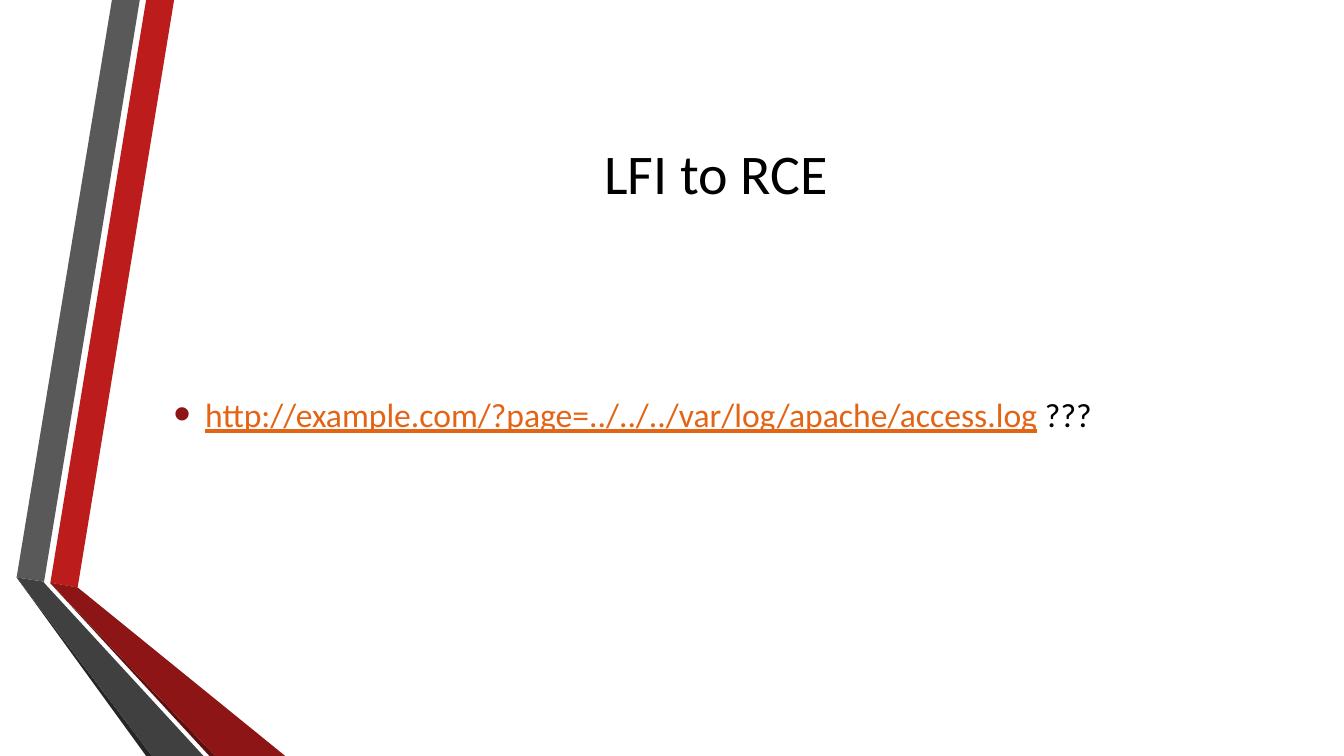
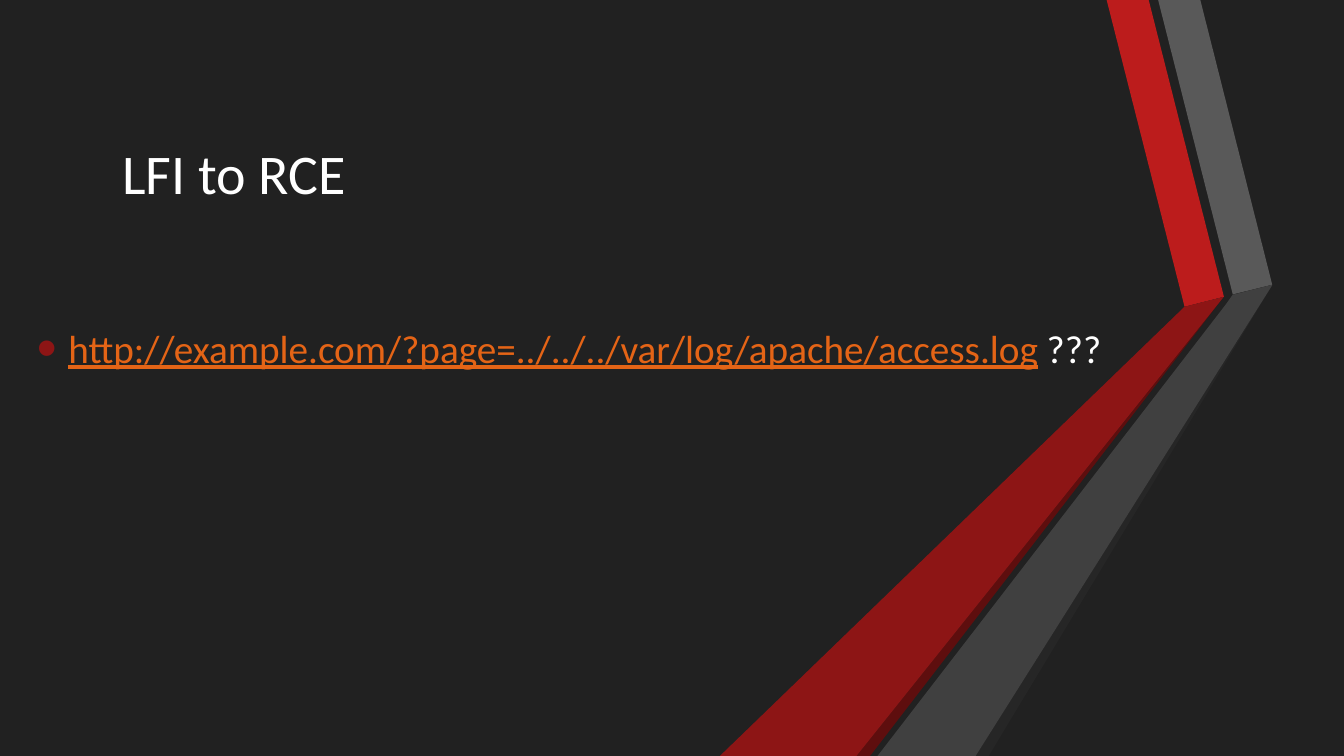
Before and after one commit to umisc/workshops, a slide deck: slide 16 of Workshop_2/workshop-2-slides.pptx (slide 15 before the commit). Drawn at 1344x756 pixels with LibreOffice and Linux fonts; fonts in the diff are those of the drawing; background and template pictures are left out. Boxes give left, top, right and bottom in pixels: in the first picture for what was removed or moved away, otherwise in the second. Text is boxed around its words. In the diff, an @@ line names an element or a change of style, - is before the commit and + after.

```diff
--- a/Workshop_2/workshop-2-slides.pptx
+++ b/Workshop_2/workshop-2-slides.pptx
@@ background picture (left out) to #212121 @@
@@ rectangle added at [0,0,1344,756], fill #212121 @@
@@ freeform shape at [16,0,139,582]: fill #595959 to #FFFFFF @@
@@ title "LFI to RCE": place and size @@
-title "LFI to RCE" at [604,157,827,195]
+title "LFI to RCE" at [122,157,346,195]
@@ title "LFI to RCE" at [122,157,346,195]: text colour #000000 to #FFFFFF; alignment centre to left @@
@@ group added at [720,0,1273,756]: 6 freeform shapes @@
@@ text "http://example.com/?page=../../../var/log/apache/access.log  ...": place and size @@
-text "http://example.com/?page=../../../var/log/apache/access.log  ..." at [205,403,1037,433]
+text "http://example.com/?page=../../../var/log/apache/access.log  ..." at [68,335,1038,370]
@@ text "http://example.com/?page=../../../var/log/apache/access.log  ..." at [68,335,1038,370]: size 24 to 28 pt; text colour #000000 to #FFFFFF in "???"; vertical alignment middle to top @@
@@ freeform shape at [16,578,151,756]: fill #262626 to #FFFFFF @@
@@ freeform shape at [16,578,203,756]: fill #404040 to #FFFFFF @@
```
Also in this commit, not shown: 12 other slides changed, 2 slides added, 1 slide removed.
